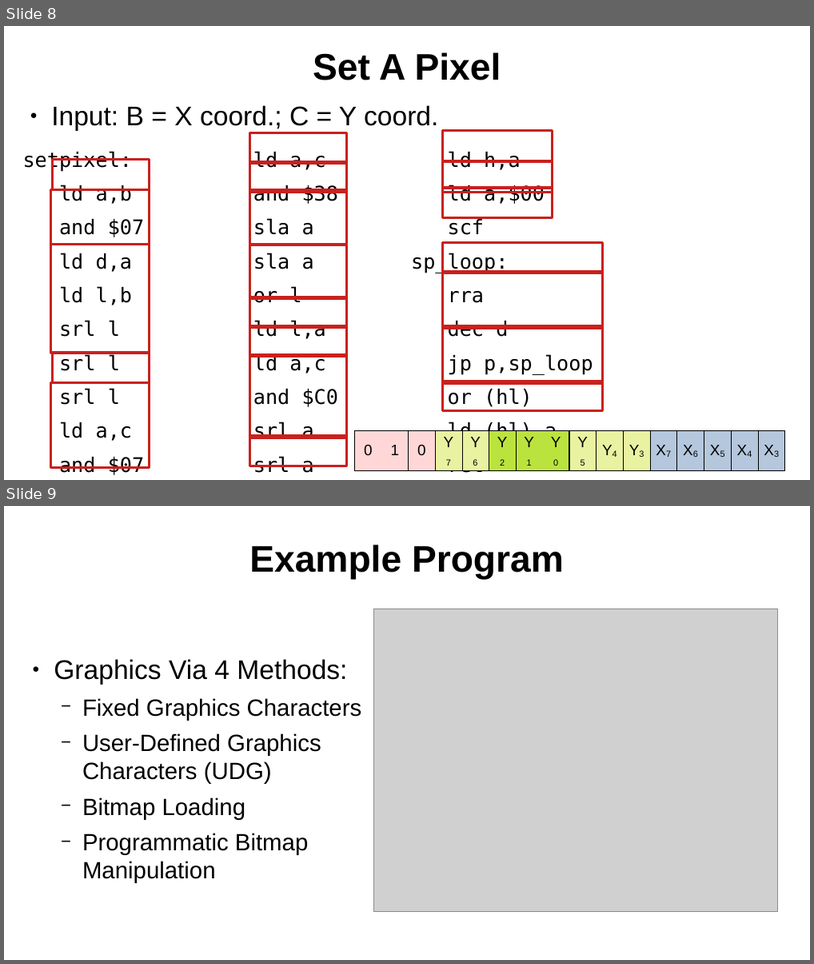
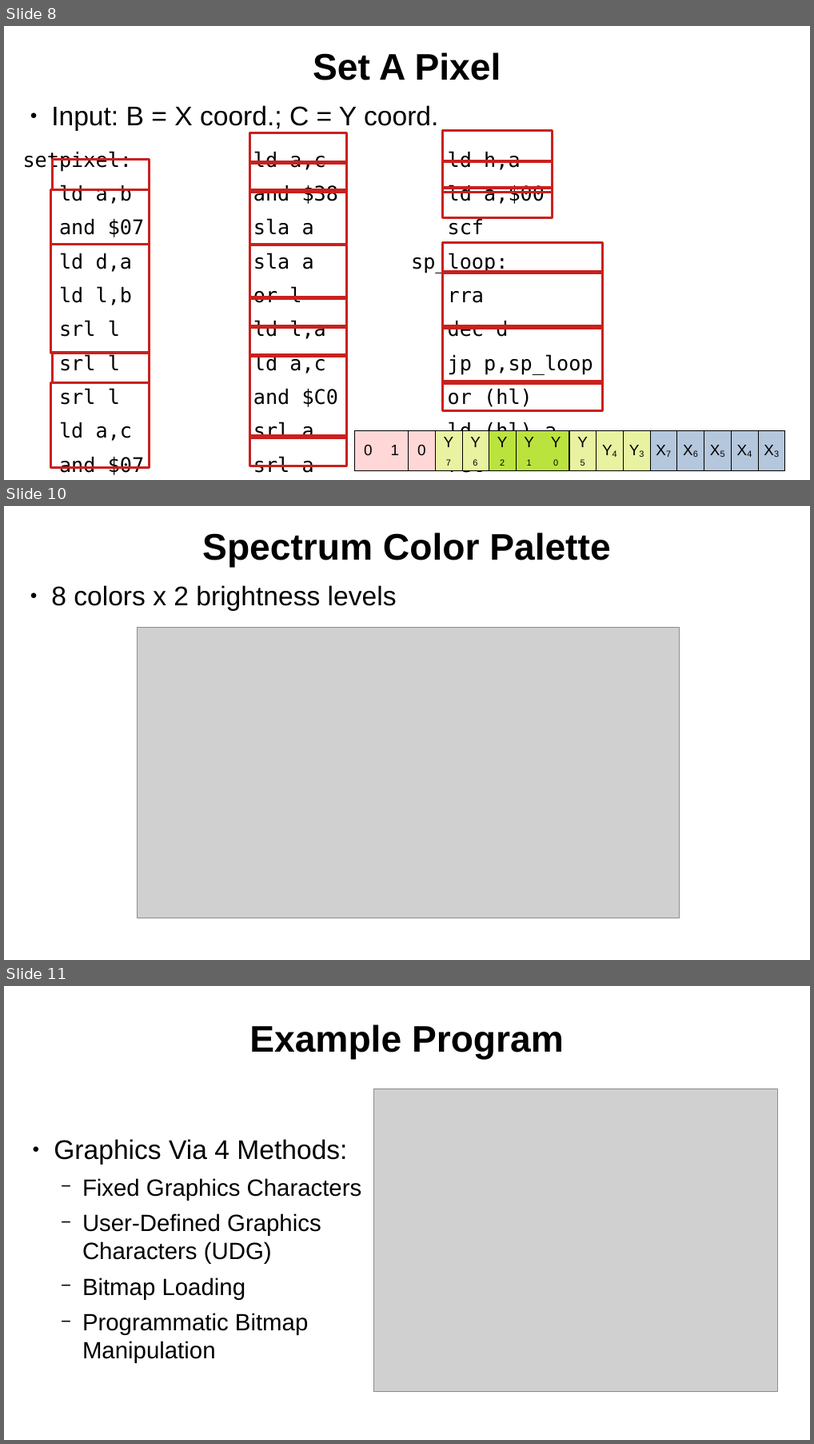
Before and after one commit to SlithyMatt/zxs-assembly-tutorial, a slide deck: Lesson11/Lesson11.odp. Shown one above the other, each under a label of ours: slides 8 and 9 before the commit, slides 8, 10 and 11 after it; the slides between them are not shown. The pictures are 814x964 and 814x1444 pixels, drawn with LibreOffice and Linux fonts; fonts in the diff are those of the drawing; grey boxes stand for pictures. Boxes give left, top, right and bottom in pixels: in the first picture for what was removed or moved away, otherwise in the second. Text is boxed around its words. In the diff, an @@ line names an element or a change of style, - is before the commit and + after.

```diff
--- a/Lesson11/Lesson11.odp
+++ b/Lesson11/Lesson11.odp
@@ slide 10 added at <box>4,506,810,960</box>, background #FFFFFF @@
@@ title added at <box>202,532,610,568</box>, 44 pt, text #000000, bold @@
+Spectrum Color Palette
@@ text added at <box>51,585,397,611</box>, 32 pt, text #000000 @@
+● 8 colors x 2 brightness levels
@@ picture added at <box>137,627,679,917</box> @@
@@ what was slide 9 is now slide 11 @@
```
Also in this commit, not shown: 1 other slide added, 1 other file.
